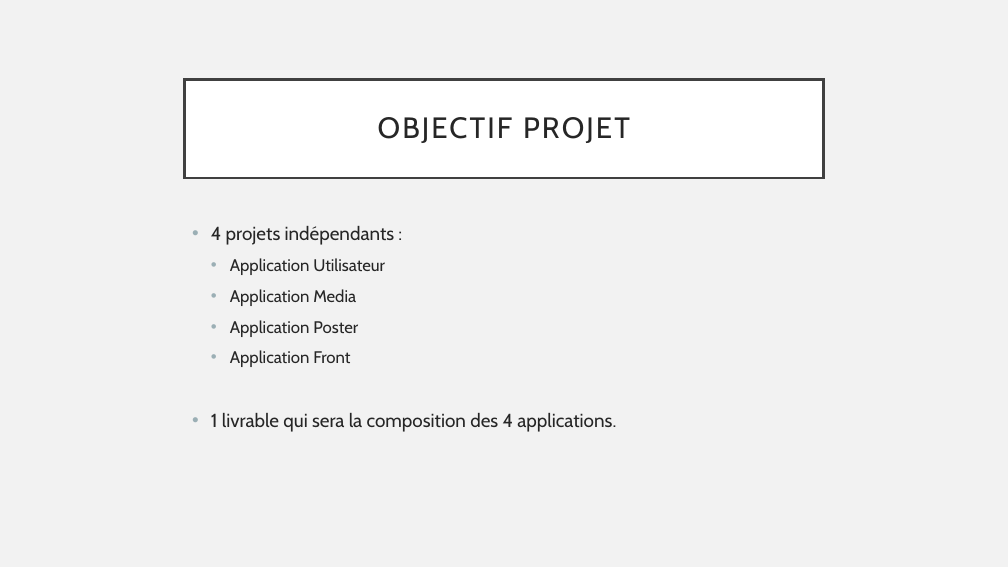
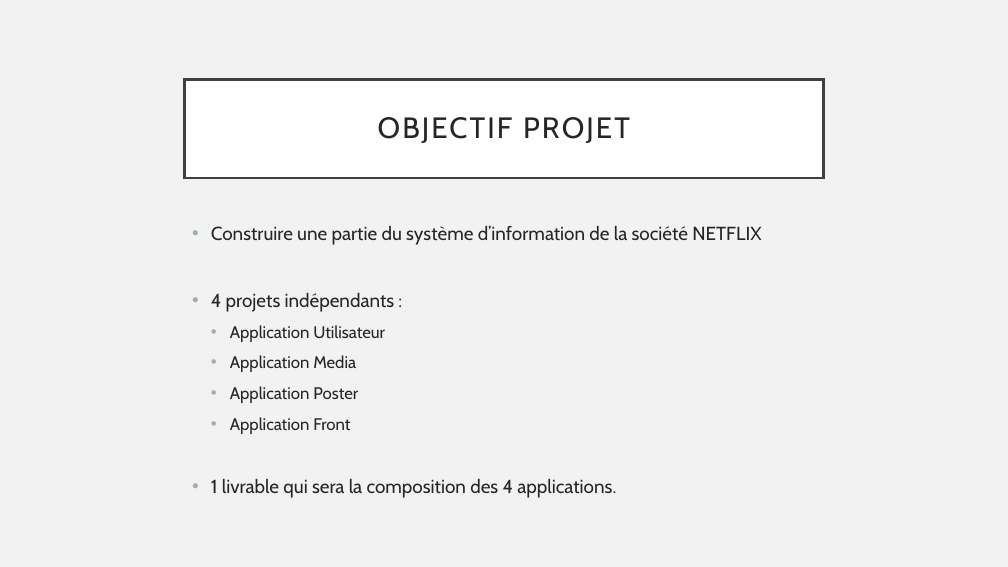
Before and after one commit to hugoj78/servicewebnetflixdocker, a slide deck: slide 2 of Presentation.pptx. Drawn at 1008x567 pixels with LibreOffice and Linux fonts; fonts in the diff are those of the drawing. Boxes give left, top, right and bottom in pixels: in the first picture for what was removed or moved away, otherwise in the second. Text is boxed around its words. In the diff, an @@ line names an element or a change of style, - is before the commit and + after.

```diff
--- a/Presentation.pptx
+++ b/Presentation.pptx
@@ text at (211,226,761,245): paragraph added @@
+• Construire une partie du système d’information de la société NETFLIX
```
Also in this commit, not shown: 2 other files.
